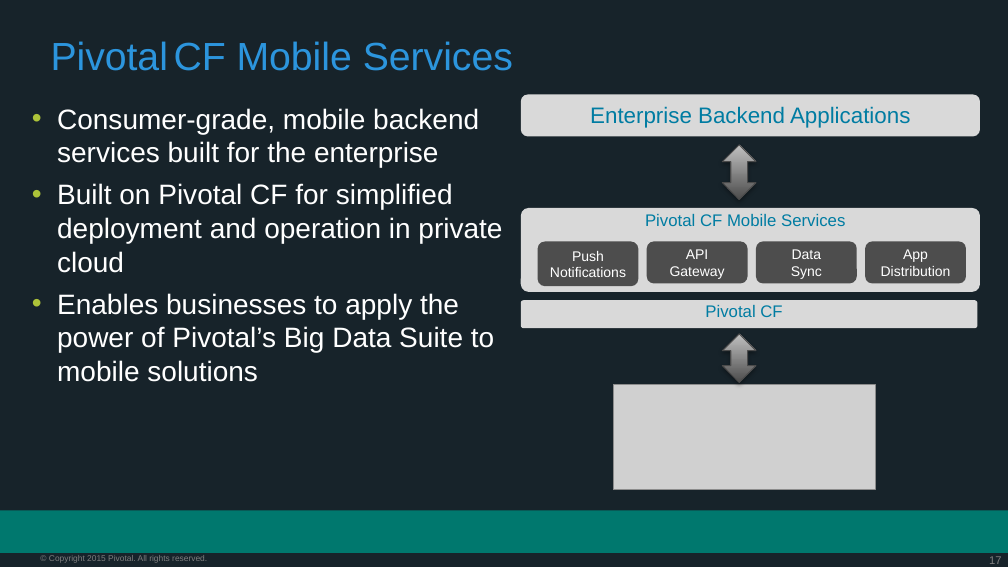
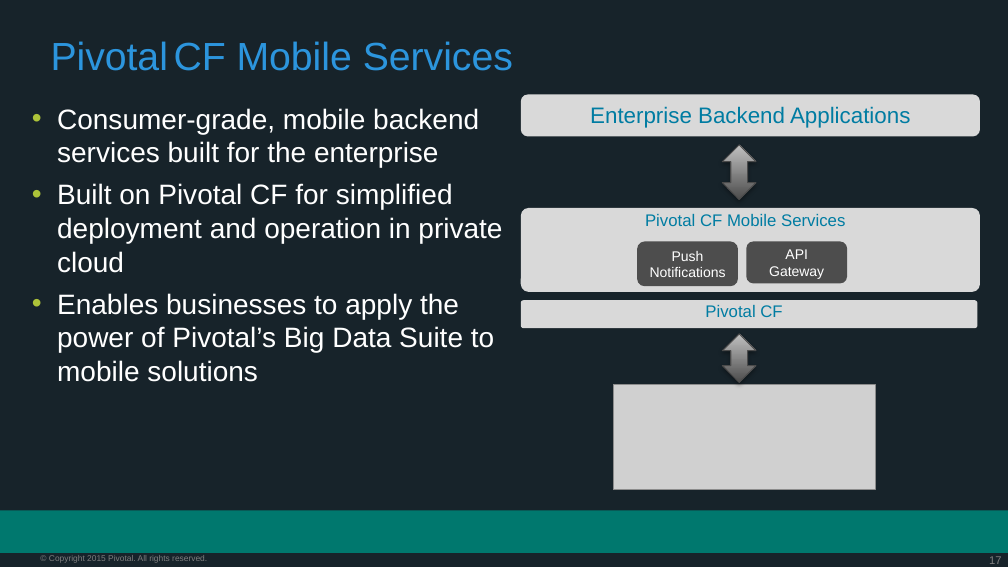
Before and after one commit to vmware-archive/PCF-Workshop-101, a slide deck: slide 17 of presentations/Session_4_Services_Overview.pptx. Drawn at 1008x567 pixels with LibreOffice and Linux fonts; fonts in the diff are those of the drawing; grey boxes stand for pictures; background and template pictures are left out. Boxes give left, top, right and bottom in pixels: in the first picture for what was removed or moved away, otherwise in the second. Text is boxed around its words. In the diff, an @@ line names an element or a change of style, - is before the commit and + after.

Commit message:
Removed Elk and EOL Mobile services

```diff
--- a/presentations/Session_4_Services_Overview.pptx
+++ b/presentations/Session_4_Services_Overview.pptx
@@ rounded rectangle "Push": place and size @@
-rounded rectangle "Push" at box(537, 242, 638, 286)
+rounded rectangle "Push" at box(637, 242, 738, 286)
@@ rounded rectangle "API": place and size @@
-rounded rectangle "API" at box(647, 242, 748, 284)
+rounded rectangle "API" at box(746, 242, 847, 284)
@@ rounded rectangle removed at box(756, 242, 857, 284) @@
-Data
-Sync
@@ rounded rectangle removed at box(865, 242, 966, 284) @@
-App
-Distribution
```
Also in this commit, not shown: 3 other slides changed, 2 slides removed.
